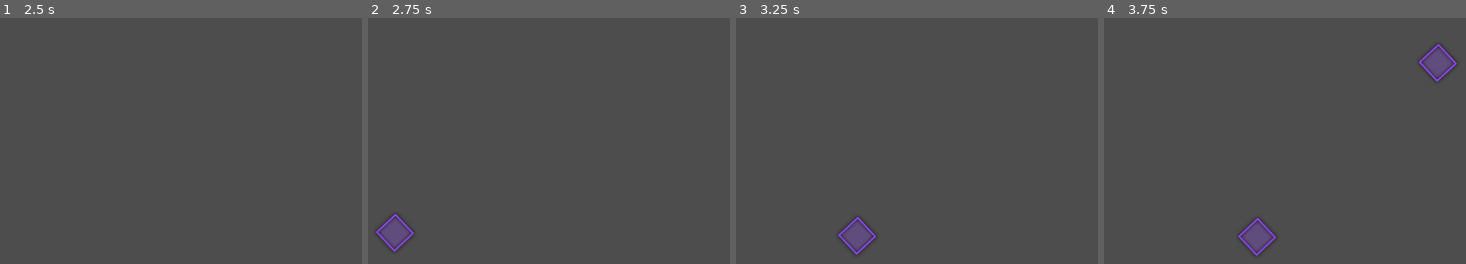
Above: before the commit, frames 1-4 (left to right).
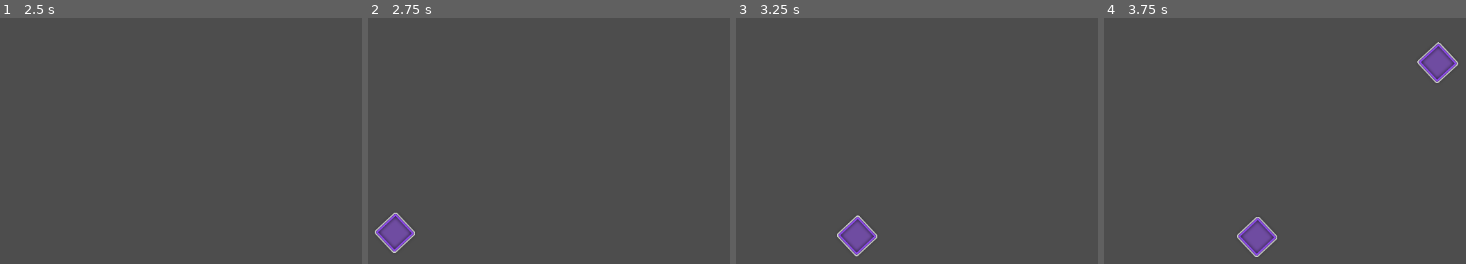
Above: after the commit, the same moments.

Repository: LovelyDream-Dev/Note-Spawning-System
Game: Godot game, scene res://NoteSpawnerComponent/Scenes/NoteSpawner/note_spawner.tscn
Two runs of this game, one before a commit and one after it. Both use one fixed random seed, a clock stepped at 60 frames per second and the inputs below. The engine's default icon, where the game draws it, is replaced by a stand-in: a white triangle on a blue panel in a dark square. Sound files missing from this copy of the repository are replaced by a short silence.
Inputs (mouse positions are in pixels of both pictures, inside the frame that each line leads up to):
- Up to frame 1 (2.5 s): tap Enter (ui_accept) at 0.5, 0.77, 1.25, 1.52, 2 s; move the mouse to (outside the picture) at 0.52 s; move the mouse to (outside the picture) at 1.27 s; move the mouse to (outside the picture) at 2.02 s
- Up to frame 2 (2.75 s): no input
- Up to frame 3 (3.25 s): move the mouse to (outside the picture) at 2.77 s; tap Enter (ui_accept) at 3.02 s
- Up to frame 4 (3.75 s): move the mouse to (outside the picture) at 3.52 s

Frame 1 is identical in both runs. In frame 2, 0.8% of the frame differs, in the area x 1-13%, y 78-96%; in frame 3, 0.8%; in frame 4, 1.6%, in the area x 36-98%, y 9-98%.

Commit message:
Renamed the default skin folder and added a hit note outline.

Diff:
--- a/NoteSpawnerComponent/Scenes/HitObject/hit_object.gd
+++ b/NoteSpawnerComponent/Scenes/HitObject/hit_object.gd
@@ -2,7 +2,7 @@
 class_name HitObject
 
 var hitNoteTexture:Texture = null
-var sliderBodyTexture:Texture = null
+var hitNoteOutlineTexture:Texture = null
 
 var start:float
 var end:bool
@@ -12,8 +12,11 @@
 
 func _enter_tree() -> void:
 	var hitNote = Sprite2D.new()
+	var hitNoteOutline = Sprite2D.new()
 	hitNote.texture = hitNoteTexture
+	hitNoteOutline.texture = hitNoteOutlineTexture
+	self.add_child(hitNoteOutline)
 	self.add_child(hitNote)
-	if side == -1: self.modulate = Color("924CF4")
-	elif side == 1: self.modulate = Color("F44C4F")
+	if side == -1: hitNote.modulate = Color("924CF4")
+	elif side == 1: hitNote.modulate = Color("F44C4F")
 	self.look_at(center)
--- a/NoteSpawnerComponent/Scenes/NoteSpawner/note_spawner.gd
+++ b/NoteSpawnerComponent/Scenes/NoteSpawner/note_spawner.gd
@@ -75,7 +75,8 @@
 			var hitPosition = get_position_along_radius(Vector2(0,0), spawnSide * radiusInPixels, spawnDirection * angle)
 
 			var hitObject:HitObject = HitObject.new()
-			hitObject.hitNoteTexture = load("res://Default Images/Hit-Note.png")
+			hitObject.hitNoteTexture = load("res://Default Skin/hit-note.png")
+			hitObject.hitNoteOutlineTexture = load("res://Default Skin/hit-note-outline.png")
 			hitObject.position = spawnPosition
 			hitObject.center = self.position
 			hitObject.start = start
Binary file removed: Default Images/Hit-Note.png
Binary file added: Default Skin/hit-note-outline.png
Not shown, changed: Default Skin/hit-note-outline.png.import
Binary file added: Default Skin/hit-note.png
Not shown, added: Default Skin/hit-note.png.import
Renamed: Default Images/Slider-Arrow.png -> Default Skin/slider-body.png
Not shown, changed: Default Skin/slider-body.png.import
